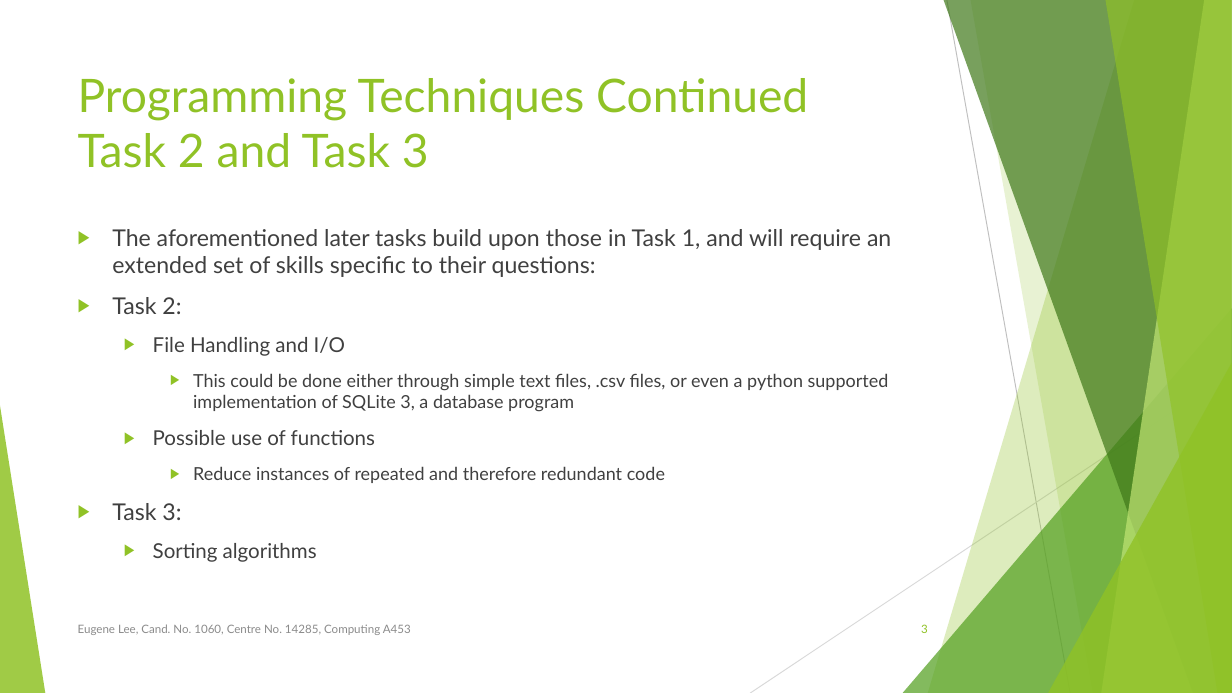
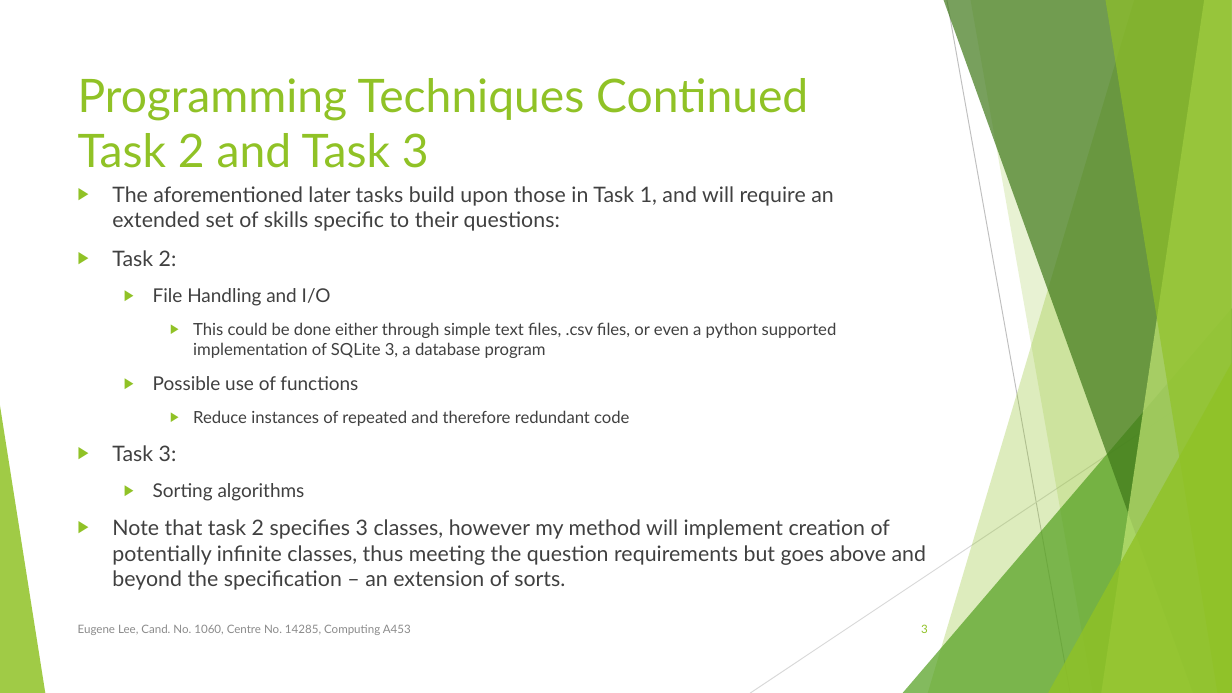
Before and after one commit to labcoatlazuli/python-arithmetic-quiz, a slide deck: slide 3 of A453 Presentation.pptx. Drawn at 1232x693 pixels with LibreOffice and Linux fonts; fonts in the diff are those of the drawing. Boxes give left, top, right and bottom in pixels: in the first picture for what was removed or moved away, otherwise in the second. Text is boxed around its words. In the diff, an @@ line names an element or a change of style, - is before the commit and + after.

```diff
--- a/A453 Presentation.pptx
+++ b/A453 Presentation.pptx
@@ text "The aforementioned later tasks build ..." moved from (x1=112, y1=229, x2=891, y2=562) to (x1=112, y1=186, x2=926, y2=590) @@
@@ text at (x1=112, y1=186, x2=837, y2=501): size 18 to 16.6 pt in "The aforementioned later tasks build upon those ...", "Task 2:", "Task 3:"; size 16 to 14.8 pt in "File Handling and I/O", "Possible use of functions", "Sorting algorithms"; size 14 to 12.9 pt in "This could be done either through simple ...", "Reduce instances of repeated and therefore redundant ..." @@
@@ text at (x1=112, y1=519, x2=926, y2=590): paragraph added @@
+▶ Note that task 2 specifies 3 classes, however my method will implement creation of potentially infinite classes, thus meeting the question requirements but goes above and beyond the specification – an extension of sorts.
```
Also in this commit, not shown: 1 other slide changed, 8 slides added, 7 other files.
